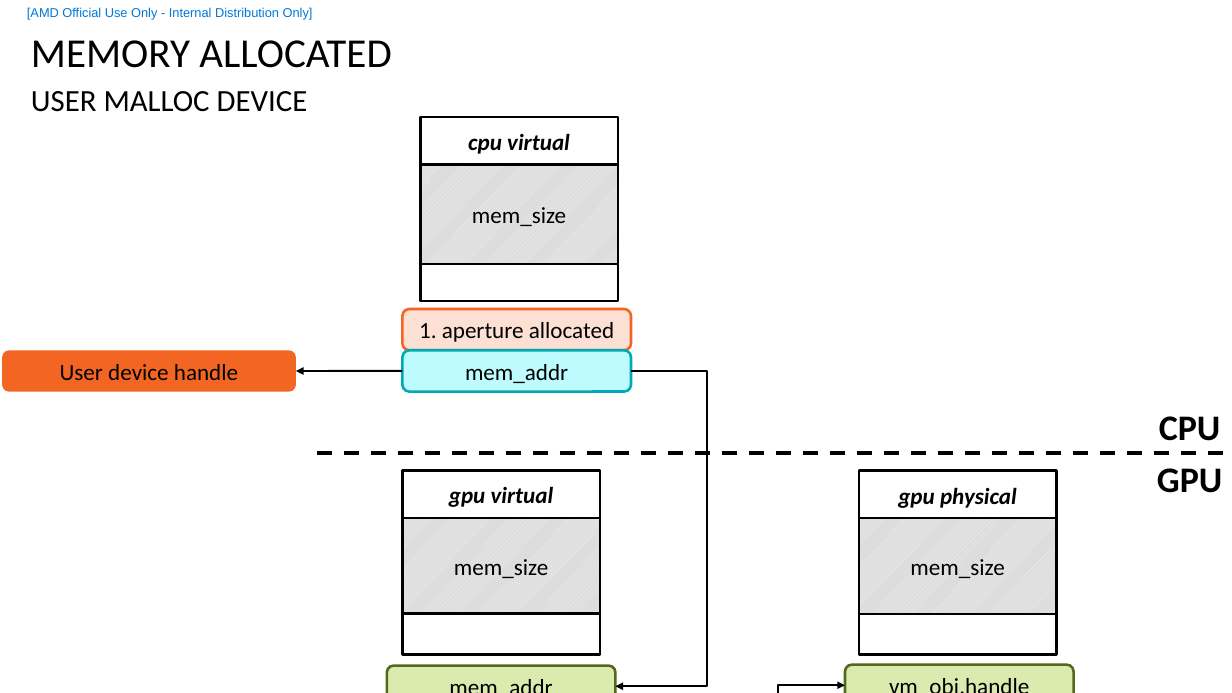
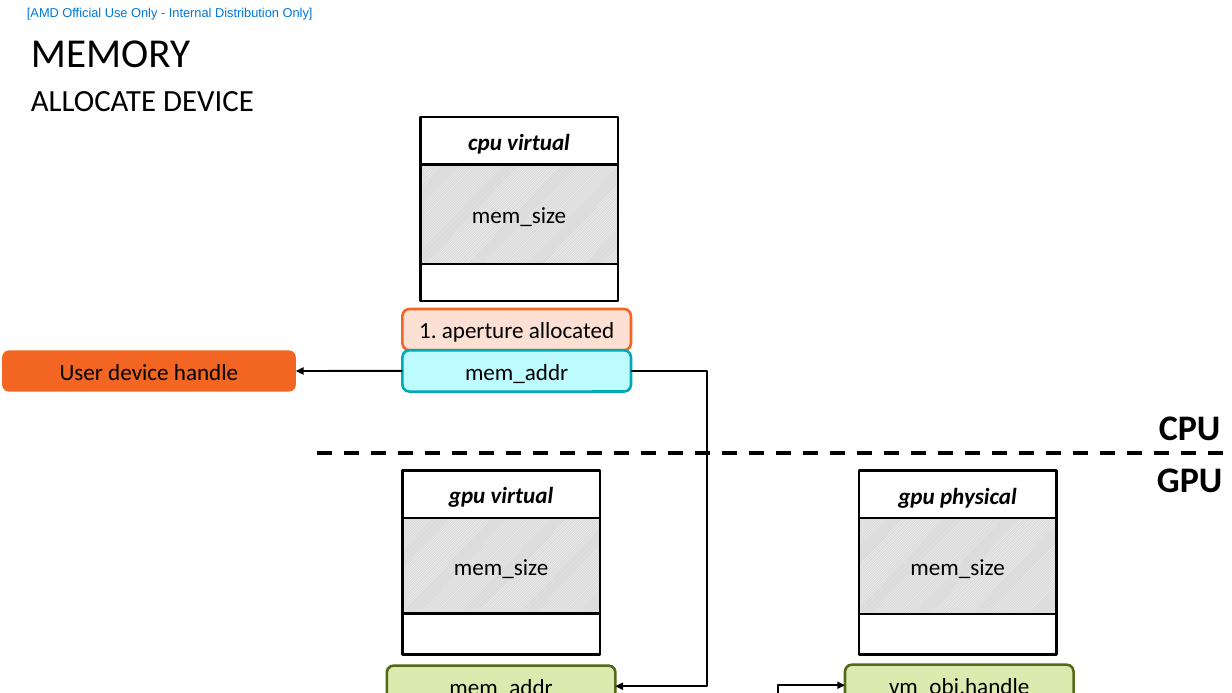
Before and after one commit to feifei14119/KmtHsaStudy, a slide deck: slide 16 of doc/HSA-KMT.pptx (slide 13 before the commit). Drawn at 1232x693 pixels with LibreOffice and Linux fonts; fonts in the diff are those of the drawing; background and template pictures are left out. Boxes give left, top, right and bottom in pixels: in the first picture for what was removed or moved away, otherwise in the second. Text is boxed around its words. In the diff, an @@ line names an element or a change of style, - is before the commit and + after.

```diff
--- a/doc/HSA-KMT.pptx
+++ b/doc/HSA-KMT.pptx
@@ title at bbox=[31, 40, 190, 68]: text changed @@
-MEMORY ALLOCATED
+MEMORY
@@ text at bbox=[31, 91, 254, 112]: text changed @@
-USER MALLOC DEVICE
+ALLOCATE DEVICE
```
Also in this commit, not shown: 12 other slides changed, 14 slides added, 2 slides removed, 22 other files.
